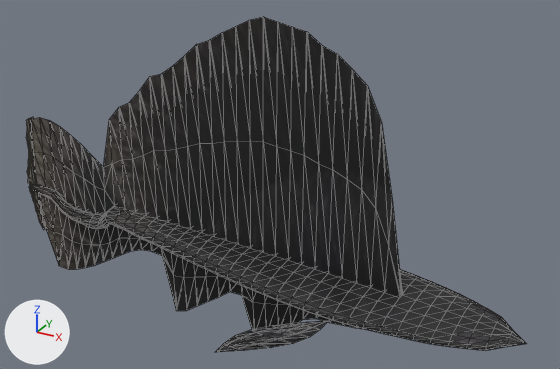
The glTF model public/aqua/models/fish/molly.glb as it was, and as the next commit left it.
The view is the same before and after, from a camera (50 mm lens) standing at (6910.414, -2.044, 1997.943) and looking at (6909.25, 0.072, 1996.885). Every picture has the same lights, and +X, +Y and +Z are marked at lower left. The first picture is the older version. Mesh edges are drawn as thin lines. Vertices at exactly the same position are counted once.

The first picture shows 'molly'.
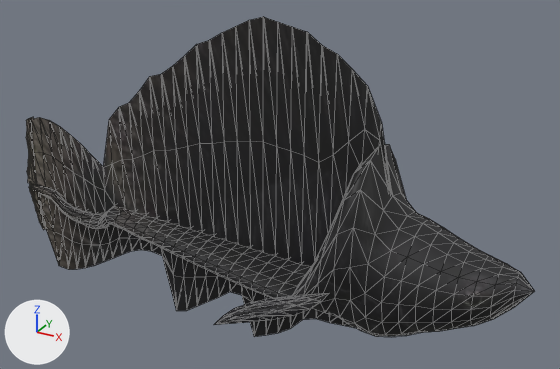
The edits, one by one:
me_molly is used by ob_molly; location (0.0, 0.0, 0.0).
me_molly had 1146 vertices, 2124 faces and spanned x 6908.12..6910.13, y -0.4..0.4, z 1996.29..1997.46.
me_molly now has 1128 vertices, 2094 faces and spans x 6908.12..6910.13, y -0.4..0.4, z 1996.29..1997.46.
me_molly part 1: the loose piece of 42 vertices spanning x 6909.28..6909.57, y -0.4..-0.2, z 1996.51..1996.6 is moved by (0.0, 0.0, 0.1).
me_molly part 2: 141 vertices moved from x 6909.43..6909.88, y -0.2..0.2, z 1996.52..1997.01 to x 6909.43..6909.88, y -0.2..0.2, z 1996.5..1997.16; 117 vertices removed from x 6909.58..6910.13, y -0.15..0.15, z 1996.48..1996.95; 99 vertices added at x 6909.58..6910.13, y -0.15..0.15, z 1996.48..1996.94.
Other edits to the shape of me_molly do not show in these pictures.

Pixel boxes [x1, y1, x2, y2] of what changed, in the pictures (560 x 369 px; the box of a moved part takes in the faces that stretch with it):
'molly', reshaped: before [26, 17, 527, 352]; after [26, 17, 535, 337]
part 1 of me_molly, moved or reshaped: before [216, 321, 328, 352]; after [214, 293, 329, 325]
part 2 of me_molly, moved or reshaped: before [276, 46, 527, 350]; after [276, 46, 535, 337]
